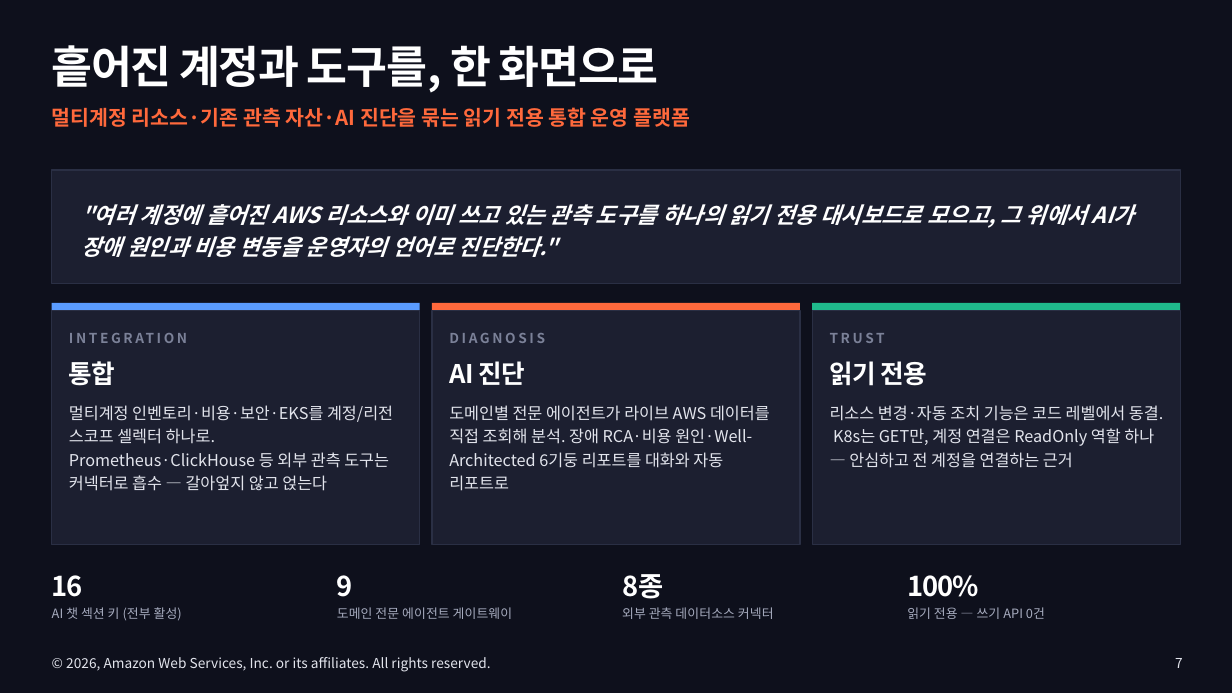
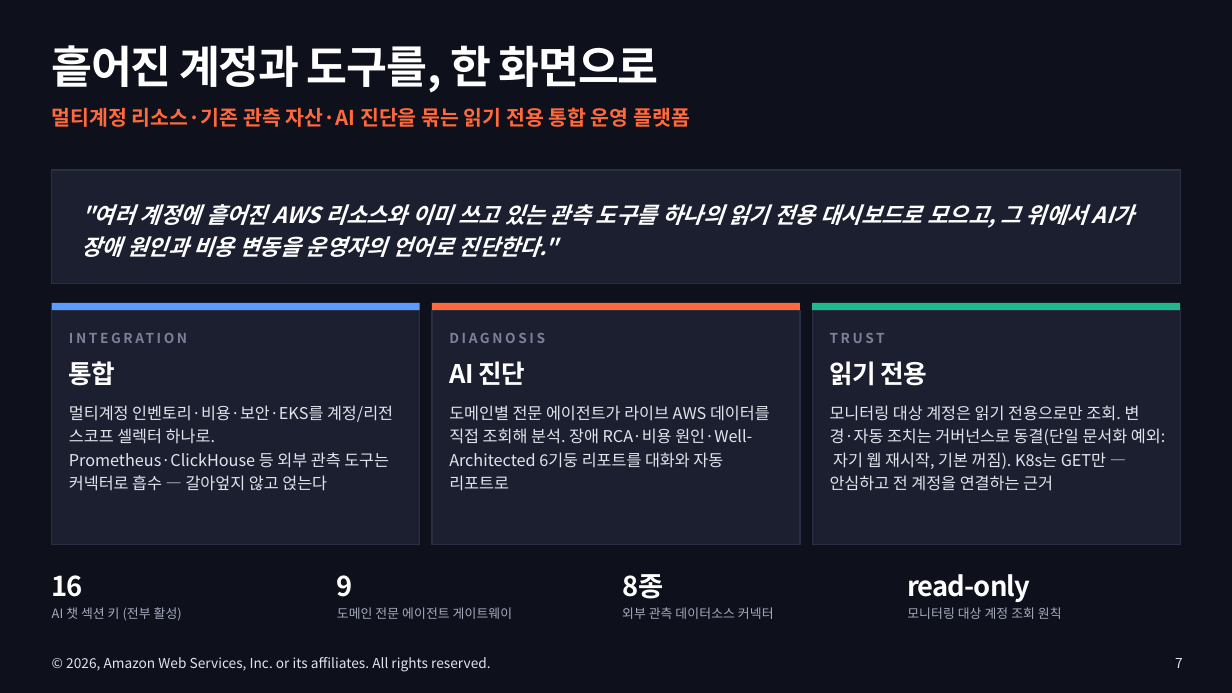
Before and after one commit to Atom-oh/awsops, a slide deck: slide 7 of docs-site/static/presentation/awsops-intro/awsops-intro.pptx. Drawn at 1232x693 pixels with LibreOffice and Linux fonts; fonts in the diff are those of the drawing. Boxes give left, top, right and bottom in pixels: in the first picture for what was removed or moved away, otherwise in the second. Text is boxed around its words. In the diff, an @@ line names an element or a change of style, - is before the commit and + after.

```diff
--- a/docs-site/static/presentation/awsops-intro/awsops-intro.pptx
+++ b/docs-site/static/presentation/awsops-intro/awsops-intro.pptx
@@ text at [830, 405, 1165, 491]: text changed @@
-리소스 변경·자동 조치 기능은 코드 레벨에서 동결. K8s는 GET만, 계정 연결은 ReadOnly 역할 하나 — 안심하고 전 계정을 연결하는 근거
+모니터링 대상 계정은 읽기 전용으로만 조회. 변경·자동 조치는 거버넌스로 동결(단일 문서화 예외: 자기 웹 재시작, 기본 꺼짐). K8s는 GET만 — 안심하고 전 계정을 연결하는 근거
@@ text at [907, 574, 1030, 602]: text changed @@
-100%
+read-only
@@ text at [907, 607, 1062, 619]: text changed @@
-읽기 전용 — 쓰기 API 0건
+모니터링 대상 계정 조회 원칙
```
Also in this commit, not shown: 7 other slides changed, 5 other files.
